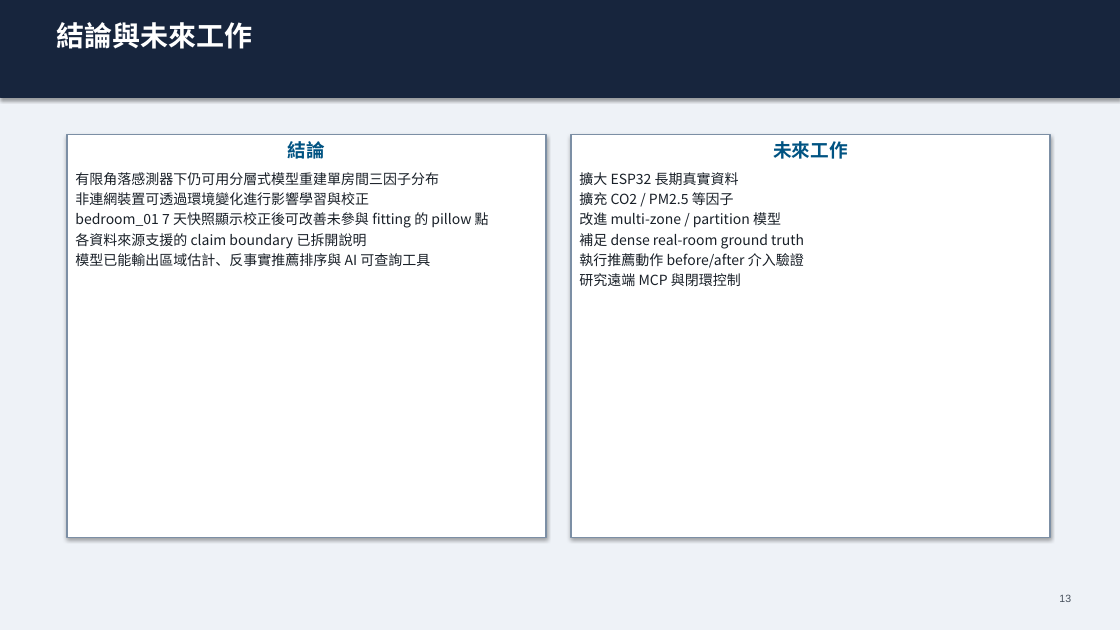
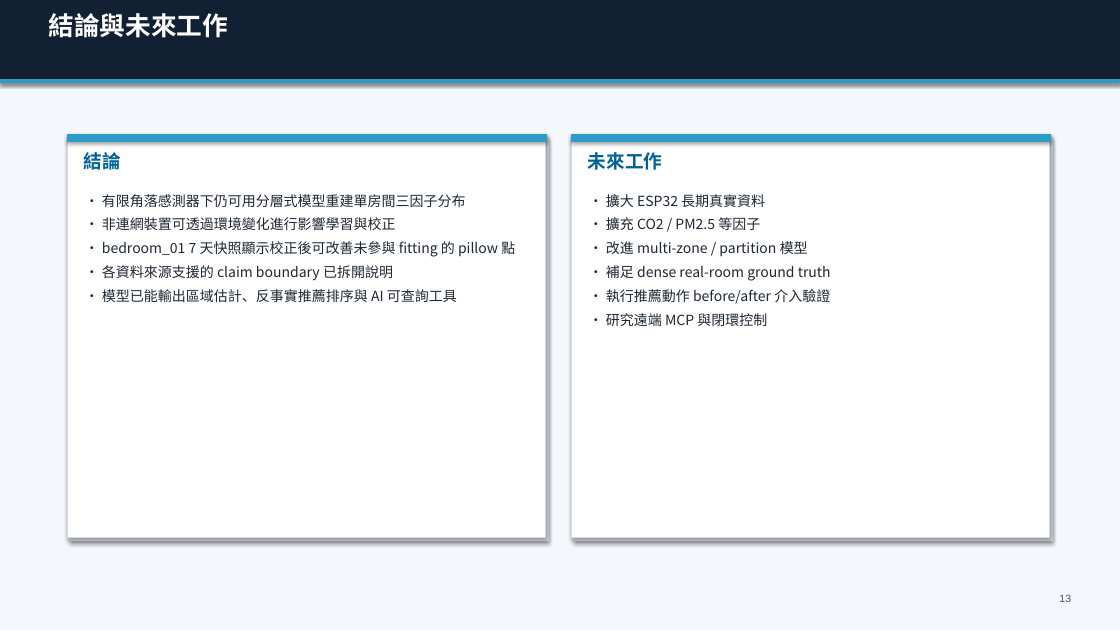
Before and after one commit to Yunitrish006006/A-Spatial-Digital-Twin-Prototype-for-Indoor-Spaces-with-Environmental-Factors, a slide deck: slide 13 of docs/papers/thesis/thesis_presentation_zh.pptx. Drawn at 1120x630 pixels with LibreOffice and Linux fonts; fonts in the diff are those of the drawing. Boxes give left, top, right and bottom in pixels: in the first picture for what was removed or moved away, otherwise in the second. Text is boxed around its words. In the diff, an @@ line names an element or a change of style, - is before the commit and + after.

Commit message:
feat: 更新簡報生成腳本以改善文本適應性和視覺效果

```diff
--- a/docs/papers/thesis/thesis_presentation_zh.pptx
+++ b/docs/papers/thesis/thesis_presentation_zh.pptx
@@ background #EEF2F7 to #F4F7FB @@
@@ rectangle: place and size @@
-rectangle at box(0, 0, 1120, 97)
+rectangle at box(0, 0, 1120, 82)
@@ rectangle at box(0, 0, 1120, 82): fill #17253D to #122033; outline #17253D 0.75 pt to #122033 0.75 pt @@
@@ text "結論與未來工作" at box(49, 13, 228, 38): size 24 to 22 pt @@
@@ rectangle added at box(0, 80, 1120, 82), fill #2D9BC8, outline #2D9BC8 0.75 pt @@
@@ rectangle added at box(67, 134, 546, 538), fill #FFFFFF, outline #D1DBE7 0.8 pt @@
@@ rectangle added at box(67, 134, 546, 141), fill #2D9BC8, outline #2D9BC8 0.75 pt @@
@@ rectangle added at box(70, 138, 549, 541), fill #E2E8F0, outline #E2E8F0 0.75 pt @@
@@ rectangle added at box(571, 134, 1050, 538), fill #FFFFFF, outline #D1DBE7 0.8 pt @@
@@ rectangle added at box(571, 134, 1050, 141), fill #2D9BC8, outline #2D9BC8 0.75 pt @@
@@ rectangle added at box(574, 138, 1053, 541), fill #E2E8F0, outline #E2E8F0 0.75 pt @@
@@ text added at box(84, 152, 121, 170), 16 pt, text #006194, bold @@
+結論
@@ text added at box(588, 152, 662, 170), 16 pt, text #006194, bold @@
+未來工作
@@ text "• 有限角落感測器下仍可用分層式模型重建單房間三因子分布": place and size @@
-text "• 有限角落感測器下仍可用分層式模型重建單房間三因子分布" at box(67, 134, 546, 538)
+text "• 有限角落感測器下仍可用分層式模型重建單房間三因子分布" at box(102, 194, 515, 302)
@@ text "• 有限角落感測器下仍可用分層式模型重建單房間三因子分布" at box(102, 194, 515, 302): fill #FFFFFF to none; outline #7C8FA5 1.2 pt to none; shadow off @@
@@ text at box(102, 194, 515, 302): text changed; text colour #192028 to #1E2733 @@
-結論
-有限角落感測器下仍可用分層式模型重建單房間三因子分布
-非連網裝置可透過環境變化進行影響學習與校正
-bedroom_01 7 天快照顯示校正後可改善未參與 fitting 的 pillow 點
-各資料來源支援的 claim boundary 已拆開說明
-模型已能輸出區域估計、反事實推薦排序與 AI 可查詢工具
+• 有限角落感測器下仍可用分層式模型重建單房間三因子分布
+• 非連網裝置可透過環境變化進行影響學習與校正
+• bedroom_01 7 天快照顯示校正後可改善未參與 fitting 的 pillow 點
+• 各資料來源支援的 claim boundary 已拆開說明
+• 模型已能輸出區域估計、反事實推薦排序與 AI 可查詢工具
@@ text "• 擴大 ESP32 長期真實資料" at box(606, 194, 831, 326): fill #FFFFFF to none; outline #7C8FA5 1.2 pt to none; shadow off @@
@@ text "• 擴大 ESP32 長期真實資料": place and size @@
-text "• 擴大 ESP32 長期真實資料" at box(571, 134, 1050, 538)
+text "• 擴大 ESP32 長期真實資料" at box(606, 194, 831, 326)
@@ text at box(606, 194, 831, 326): text changed; text colour #192028 to #1E2733 @@
-未來工作
-擴大 ESP32 長期真實資料
-擴充 CO2 / PM2.5 等因子
-改進 multi-zone / partition 模型
-補足 dense real-room ground truth
-執行推薦動作 before/after 介入驗證
-研究遠端 MCP 與閉環控制
+• 擴大 ESP32 長期真實資料
+• 擴充 CO2 / PM2.5 等因子
+• 改進 multi-zone / partition 模型
+• 補足 dense real-room ground truth
+• 執行推薦動作 before/after 介入驗證
+• 研究遠端 MCP 與閉環控制
```
Also in this commit, not shown: 40 other slides changed, 2 other files.
